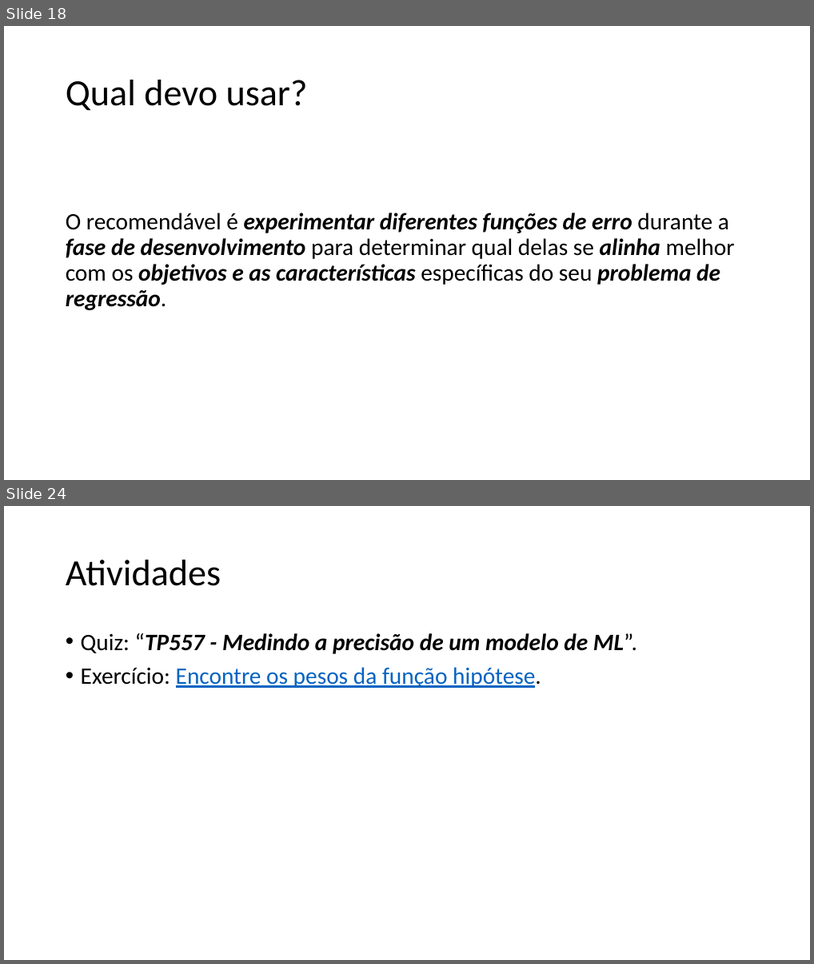
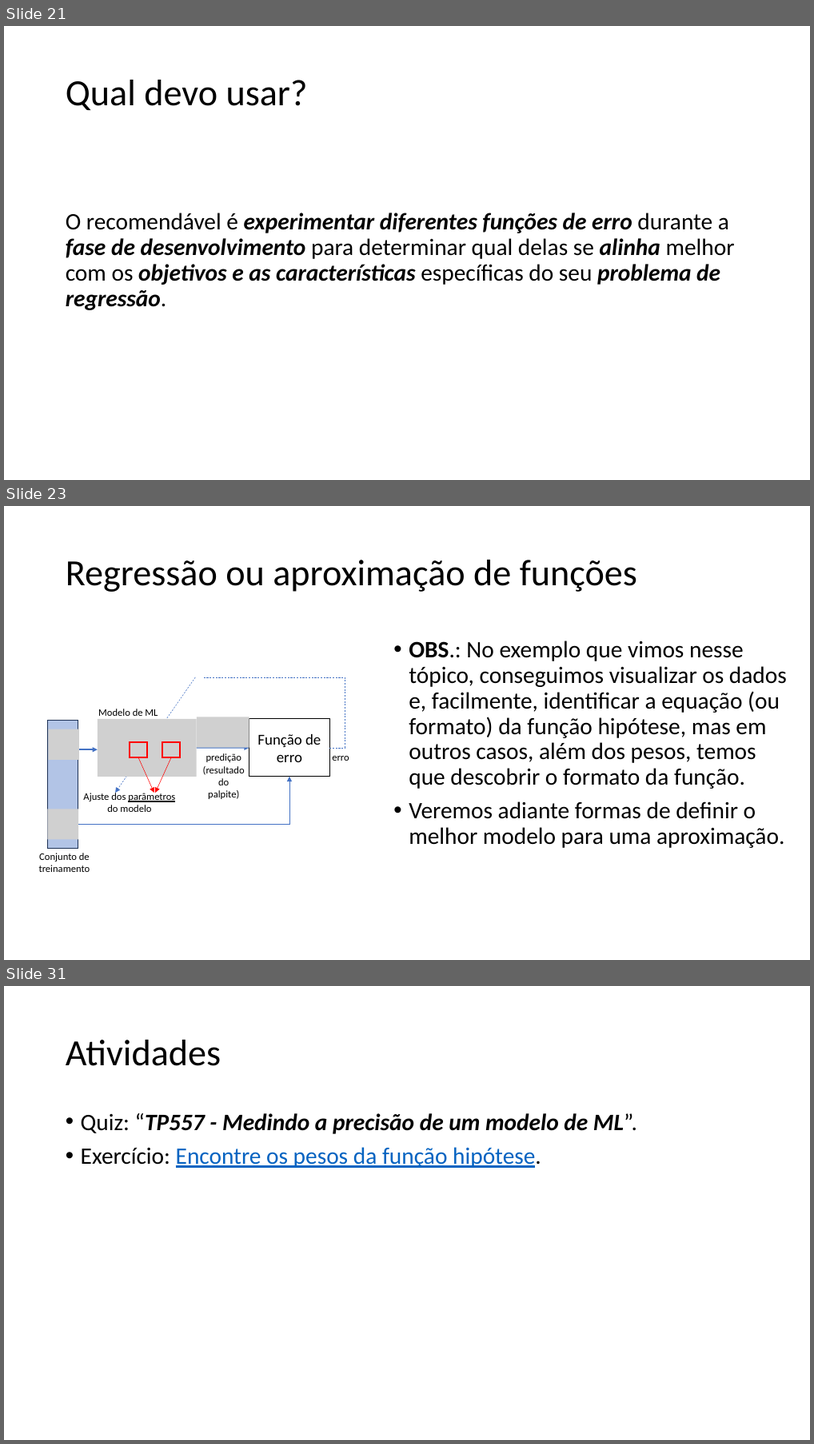
Before and after one commit to zz4fap/tp557-iot-ml, a slide deck: slides/TP557_5_Medindo_a_precisão_de_um_modelo_de_ML.pptx. Shown one above the other, each under a label of ours: slides 18 and 24 before the commit, slides 21, 23 and 31 after it; the slides between them are not shown. The pictures are 814x964 and 814x1444 pixels, drawn with LibreOffice and Linux fonts; fonts in the diff are those of the drawing; grey boxes stand for pictures. Boxes give left, top, right and bottom in pixels: in the first picture for what was removed or moved away, otherwise in the second. Text is boxed around its words. In the diff, an @@ line names an element or a change of style, - is before the commit and + after.

```diff
--- a/slides/TP557_5_Medindo_a_precisão_de_um_modelo_de_ML.pptx
+++ b/slides/TP557_5_Medindo_a_precisão_de_um_modelo_de_ML.pptx
@@ slide 23 added at box(4, 506, 810, 960), background #FFFFFF @@
@@ title added at box(66, 560, 638, 592), 44 pt, text #000000 @@
+Regressão ou aproximação de funções
@@ text added at box(409, 640, 787, 848), 28 pt, text #000000 @@
+• OBS.: No exemplo que vimos nesse tópico, conseguimos visualizar os dados e, facilmente, identificar a equação (ou formato) da função hipótese, mas em outros casos, além dos pesos, temos que descobrir o formato da função.
+• Veremos adiante formas de definir o melhor modelo para uma aproximação.
@@ group added at box(39, 677, 349, 872): 5 arrows, 5 texts, 4 rectangles, 4 pictures, 1 elbow arrow, 1 elbow line @@
+Função de erro
+Ajuste dos parâmetros do modelo
+Conjunto de treinamento
+predição
+(resultado do palpite)
+erro
+Modelo de ML
@@ what was slide 18 is now slide 21 @@
@@ what was slide 24 is now slide 31 @@
```
Also in this commit, not shown: 15 slides changed, 6 other slides added, 1 other file.
